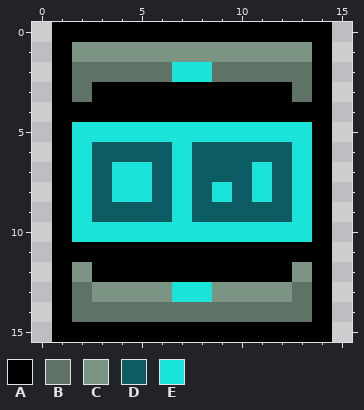
Two versions of one pixel-art sprite, items/generic/crafting/atprk_krakothtextpsi.png. This is how it looked before the edit.
The file is 16x16 pixels.
Palette (. is transparent): A #000000  B #5e7366  C #7c9484  D #0d5b63  E #1ae3d9
Pixels before, first column x 1:
 0 AAAAAAAAAAAAAA
 1 ACCCCCCCCCCCCA
 2 ABBBBBEEBBBBBA
 3 ABAAAAAAAAAABA
 4 AAAAAAAAAAAAAA
 5 AEEEEEEEEEEEEA
 6 AEDDDDEDDDDDEA
 7 AEDEEDEDDDEDEA
 8 AEDEEDEDEDEDEA
 9 AEDDDDEDDDDDEA
10 AEEEEEEEEEEEEA
11 AAAAAAAAAAAAAA
12 ACAAAAAAAAAACA
13 ABCCCCEECCCCBA
14 ABBBBBBBBBBBBA
15 AAAAAAAAAAAAAA
The result:
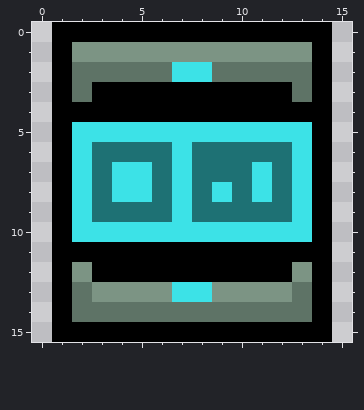
What changed:
colour D: #0d5b63 -> #1e7174
colour E: #1ae3d9 -> #3ce2e7
Pixel boxes of the changes (left, top, right, bottom) in both pictures:
changed: (72, 62, 312, 302)
